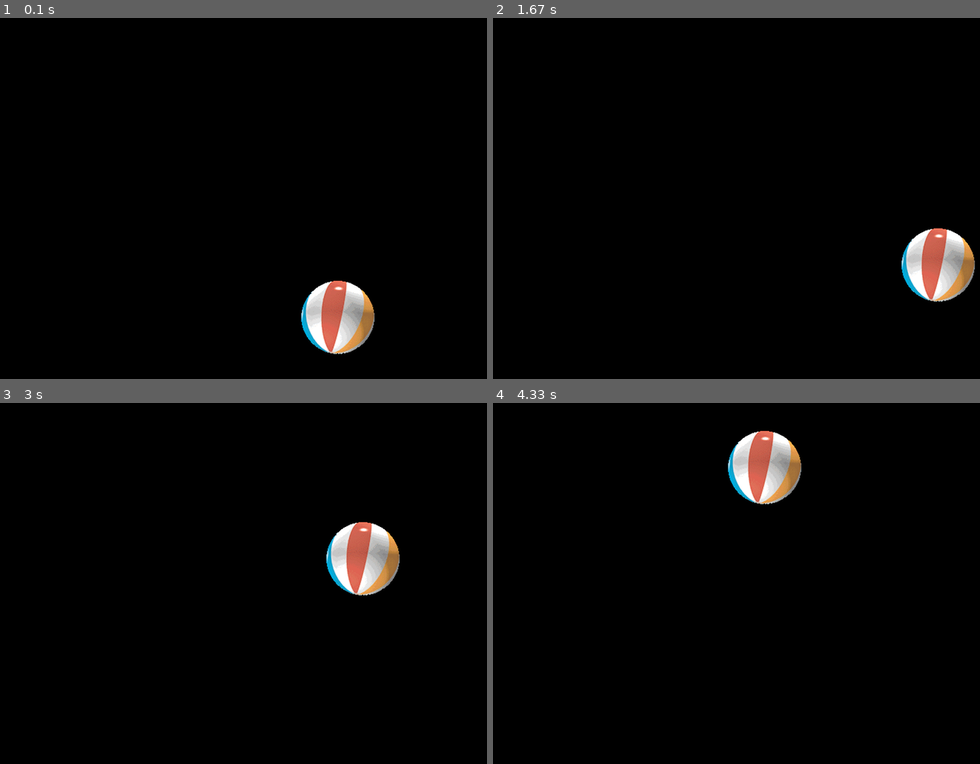
Above: before the commit, frames 1-4 (two rows, left to right).
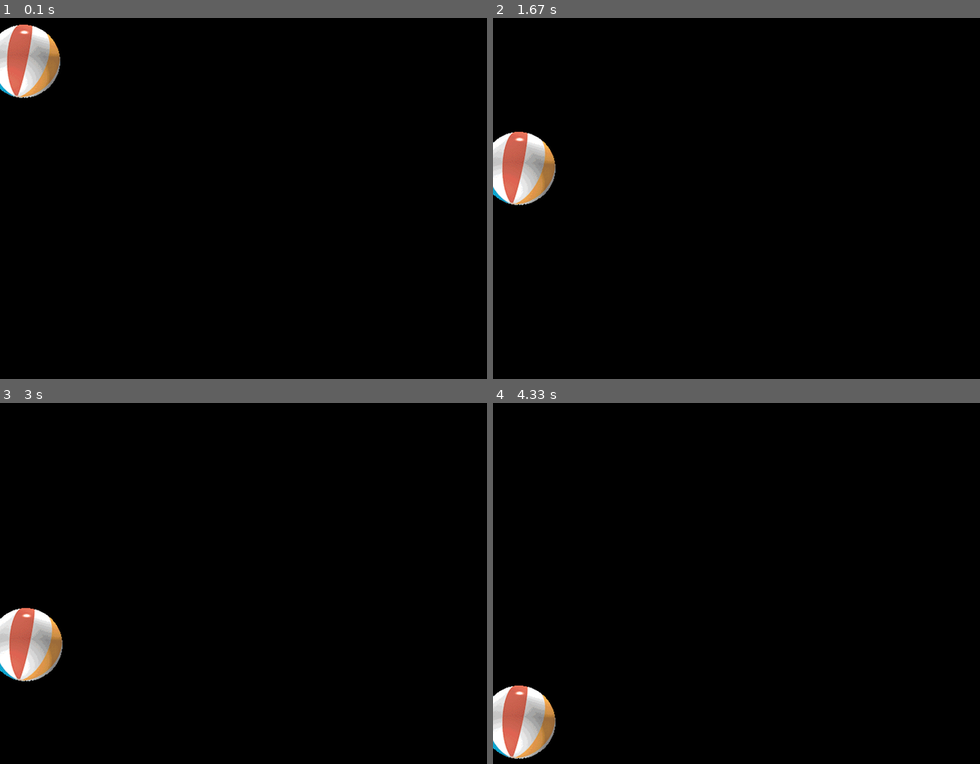
Above: after the commit, the same moments.

Repository: EfedeX/pygame_exercises
Game: pygame game, started from PygameOneBallBounce/PygameOneBallBounce.py
Two runs of this game, one before a commit and one after it. Both use one fixed random seed, a clock stepped at 60 frames per second and the inputs below.
Inputs:
- Up to frame 1 (0.1 s): no input
- Up to frame 2 (1.67 s): no input
- Up to frame 3 (3 s): no input
- Up to frame 4 (4.33 s): no input

The runs differ from the first frame. In frame 1, 4.6% of the frame differs, in the area x 0-78%, y 1-94%; in frame 2, 4.6%, in the area x 0-100%, y 31-79%; in frame 3, 4.6%; in frame 4, 4.6%.

Commit message:
OneBallBouncing

Diff:
--- a/PygameOneBallBounce/PygameWindowOnly.py
+++ b/PygameOneBallBounce/PygameOneBallBounce.py
@@ -11,6 +11,8 @@
 BLACK = (0, 0, 0)
 BASE_PATH = Path(__file__).resolve().parent
 pathToBall = BASE_PATH / 'Images/ball.png'
+pathToBounceSound = BASE_PATH / 'sounds/boing.wav'
+pathToBgSound = BASE_PATH / 'sounds/background.mp3'
 WINDOW_WIDTH = 640
 WINDOW_HEIGHT = 480
 FRAMES_PER_SECOND = 30
@@ -19,17 +21,22 @@
 
 # initialize the world
 pygame.init()
+pygame.mixer.init()
 window = pygame.display.set_mode((WINDOW_WIDTH, WINDOW_HEIGHT))
 clock = pygame.time.Clock()
 
 # load assets, images, etc.
 ballImage = pygame.image.load(pathToBall)
+bounceSound = pygame.mixer.Sound(pathToBounceSound)
+pygame.mixer.music.load(pathToBgSound)
+pygame.mixer.music.play(-1, 0.0)
 
 # Initialize variables
+ballRect = ballImage.get_rect()
 MAX_WIDTH = WINDOW_WIDTH - BALL_WIDTH_HEIGHT
 MAX_HEIGHT = WINDOW_HEIGHT - BALL_WIDTH_HEIGHT
-ballX = randrange(50, 600)
-ballY = randrange(50, 440)
+ballRect.left = randrange(MAX_WIDTH)
+ballRect.right = randrange(MAX_HEIGHT)
 xSpeed = N_PIXELS_TO_MOVE
 ySpeed = N_PIXELS_TO_MOVE
 
@@ -42,19 +49,21 @@
             sys.exit()
 
     # Do any "per frame" actions
-    if (ballX < 0) or (ballX >= MAX_WIDTH):
+    if (ballRect.left < 0) or (ballRect.right >= WINDOW_WIDTH):
         xSpeed = -xSpeed
-    if (ballY < 0) or (ballY >= MAX_HEIGHT):
+        bounceSound.play()
+    if (ballRect.top < 0) or (ballRect.bottom >= WINDOW_HEIGHT):
         ySpeed = -ySpeed
+        bounceSound.play()
 
-    ballX += xSpeed
-    ballY += ySpeed
+    ballRect.left = ballRect.left + xSpeed
+    ballRect.top = ballRect.top + ySpeed
 
     # Clear the window
     window.fill(BLACK)
 
     # Draw all window elements
-    window.blit(ballImage, (ballX, ballY))
+    window.blit(ballImage, ballRect)
 
     # Update the window
     pygame.display.update()
Not shown, added: PygameOneBallBounce/sounds/background.mp3
Not shown, added: PygameOneBallBounce/sounds/boing.wav
